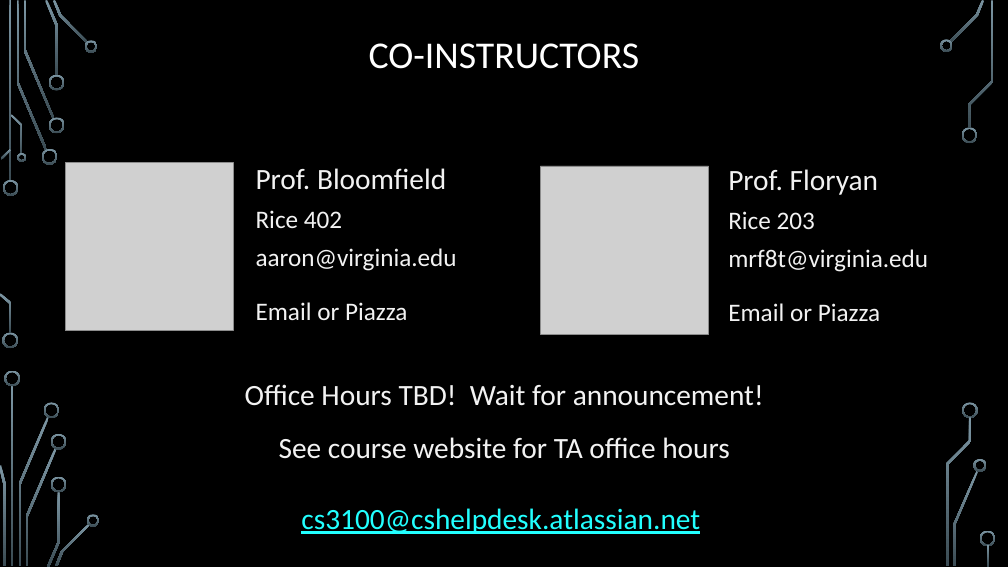
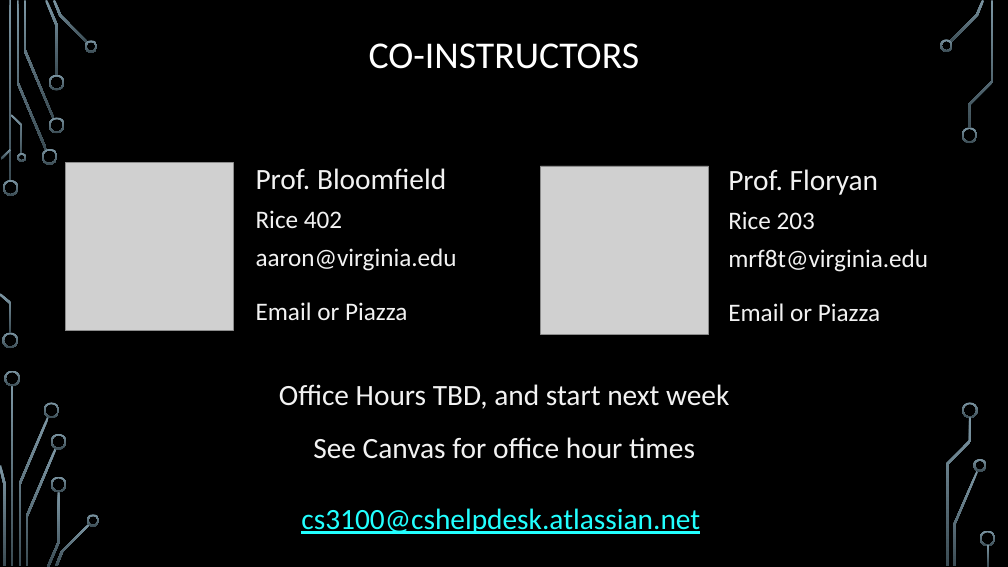
Before and after one commit to markfloryan/dsa2, a slide deck: slide 8 of slides/00-Introduction.pptx. Drawn at 1008x567 pixels with LibreOffice and Linux fonts; fonts in the diff are those of the drawing; grey boxes stand for pictures; background and template pictures are left out. Boxes give left, top, right and bottom in pixels: in the first picture for what was removed or moved away, otherwise in the second. Text is boxed around its words. In the diff, an @@ line names an element or a change of style, - is before the commit and + after.

```diff
--- a/slides/00-Introduction.pptx
+++ b/slides/00-Introduction.pptx
@@ text at (279,384,729,459): text changed @@
-  Office Hours TBD! Wait for announcement!
-  See course website for TA office hours
+  Office Hours TBD, and start next week
+  See Canvas for office hour times
```
Also in this commit, not shown: 8 other slides changed, 2 other files.
